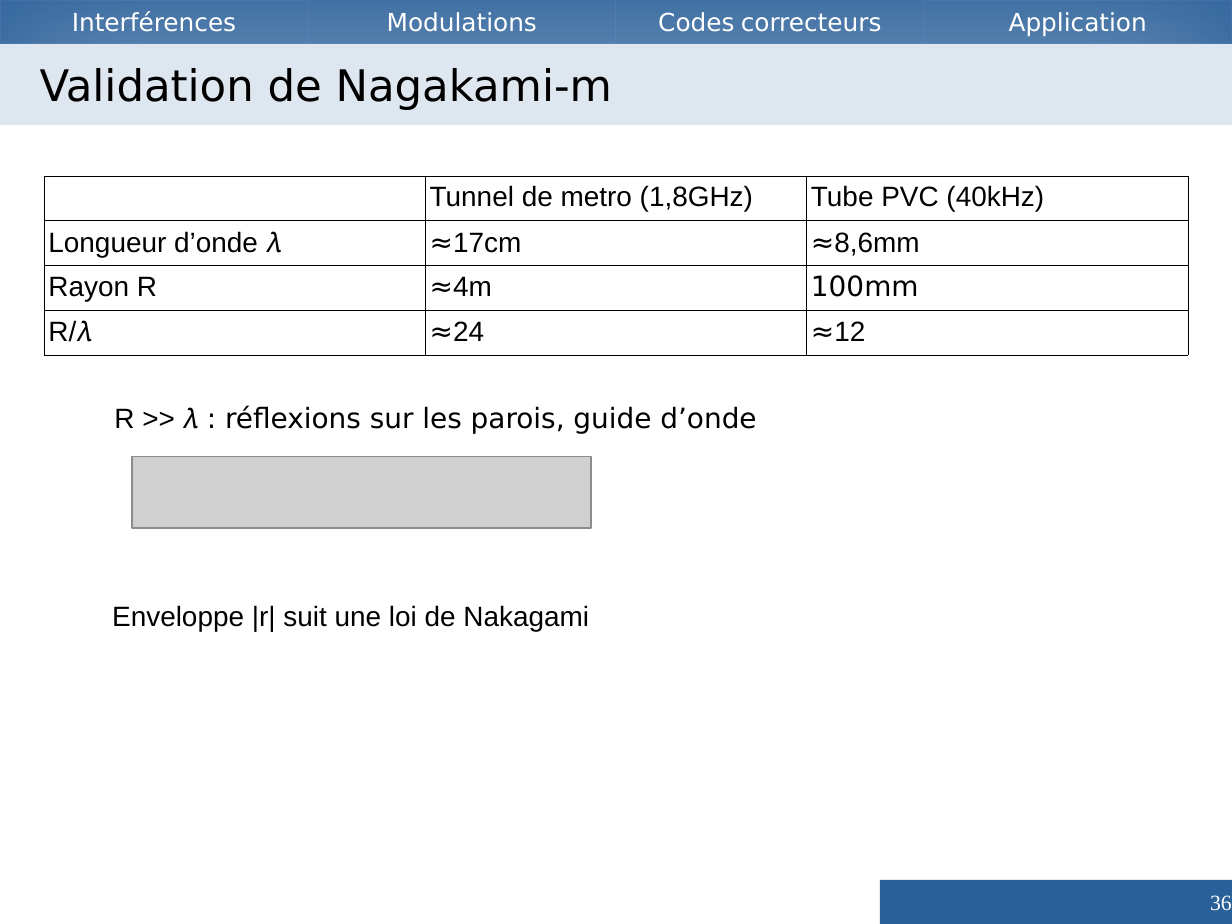
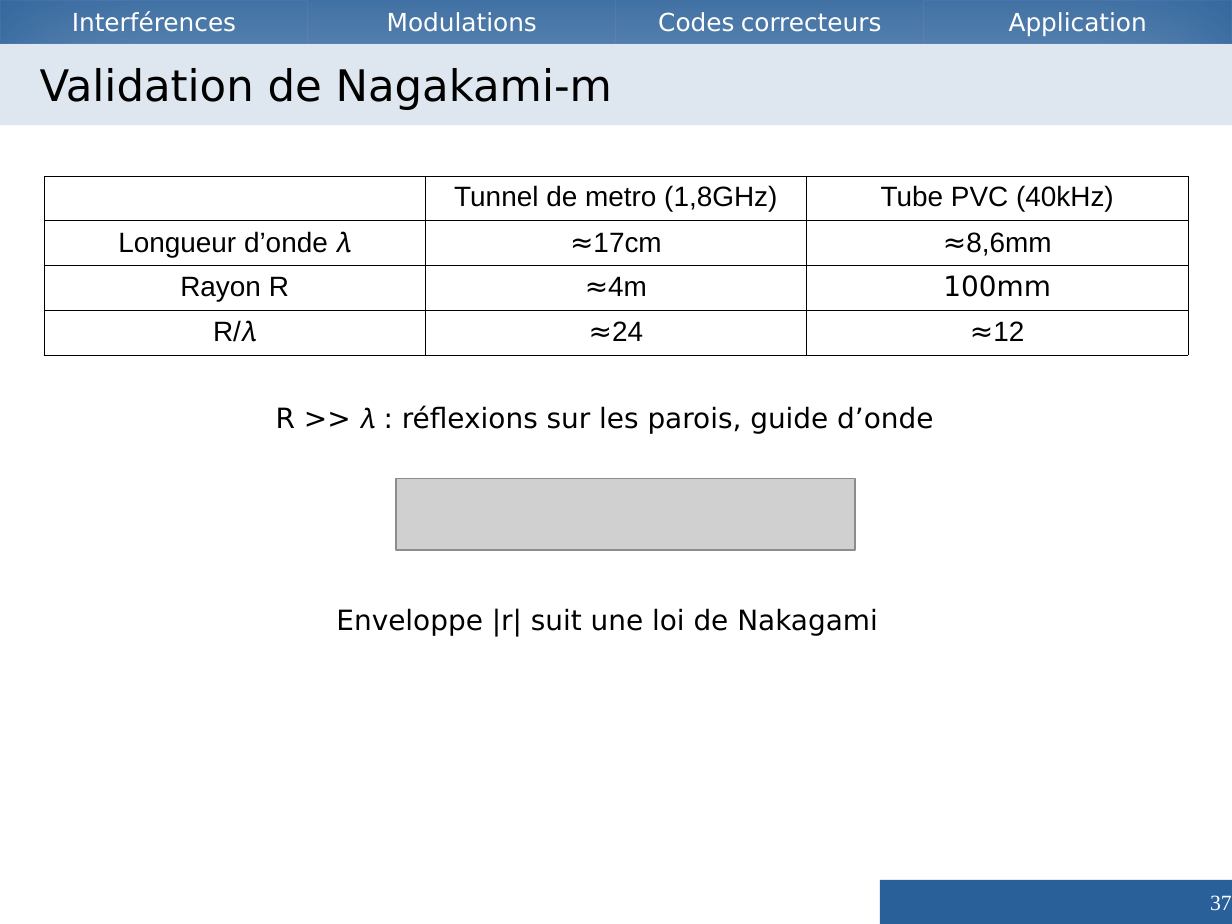
Before and after one commit to Vzrod/tipe, a slide deck: slide 37 of TIPE - Copie.odp (slide 36 before the commit). Drawn at 1232x924 pixels with LibreOffice and Linux fonts; fonts in the diff are those of the drawing; grey boxes stand for pictures. Boxes give left, top, right and bottom in pixels: in the first picture for what was removed or moved away, otherwise in the second. Text is boxed around its words. In the diff, an @@ line names an element or a change of style, - is before the commit and + after.

```diff
--- a/TIPE - Copie.odp
+++ b/TIPE - Copie.odp
@@ table at box(44, 176, 1187, 346) @@
@@ alignment left to centre @@
@@ text "R >> 𝜆 : réflexions ..." at box(276, 405, 933, 433): font Arial to DejaVu Sans in "R >>"; alignment left to centre @@
@@ picture: place and size @@
-picture at box(132, 457, 591, 529)
+picture at box(396, 478, 855, 550)
@@ text "Enveloppe |r| suit une loi ...": place and size @@
-text "Enveloppe |r| suit une loi ..." at box(112, 605, 589, 631)
+text "Enveloppe |r| suit une loi ..." at box(336, 608, 878, 635)
@@ text "Enveloppe |r| suit une loi ..." at box(336, 608, 878, 635): font Arial to DejaVu Sans; alignment left to centre @@
@@ page number at box(1210, 895, 1232, 910): text changed @@
-36
+37
```
Also in this commit, not shown: 16 other slides changed, 7 slides added, 7 slides removed, 4 other files.
